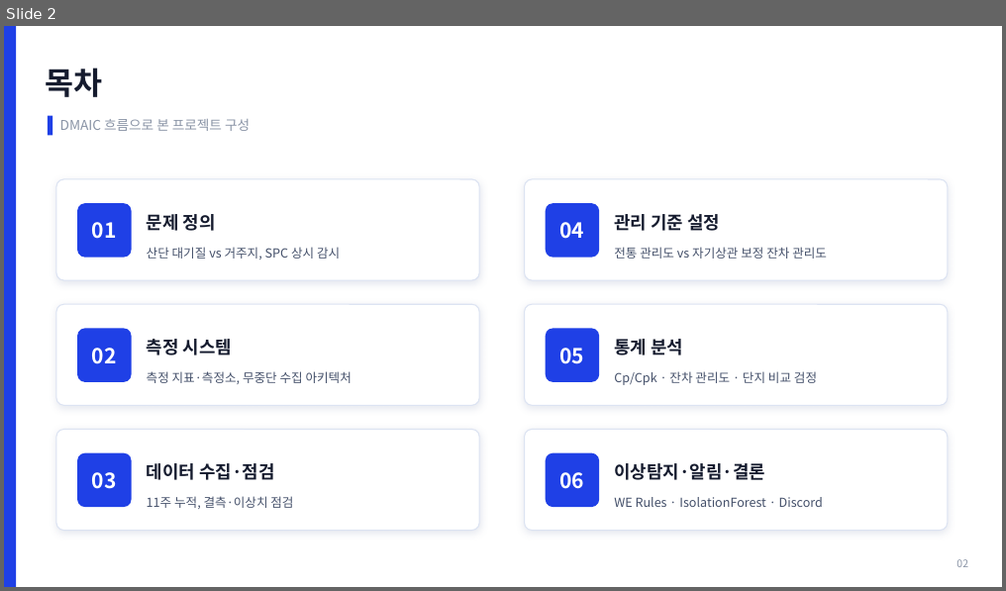
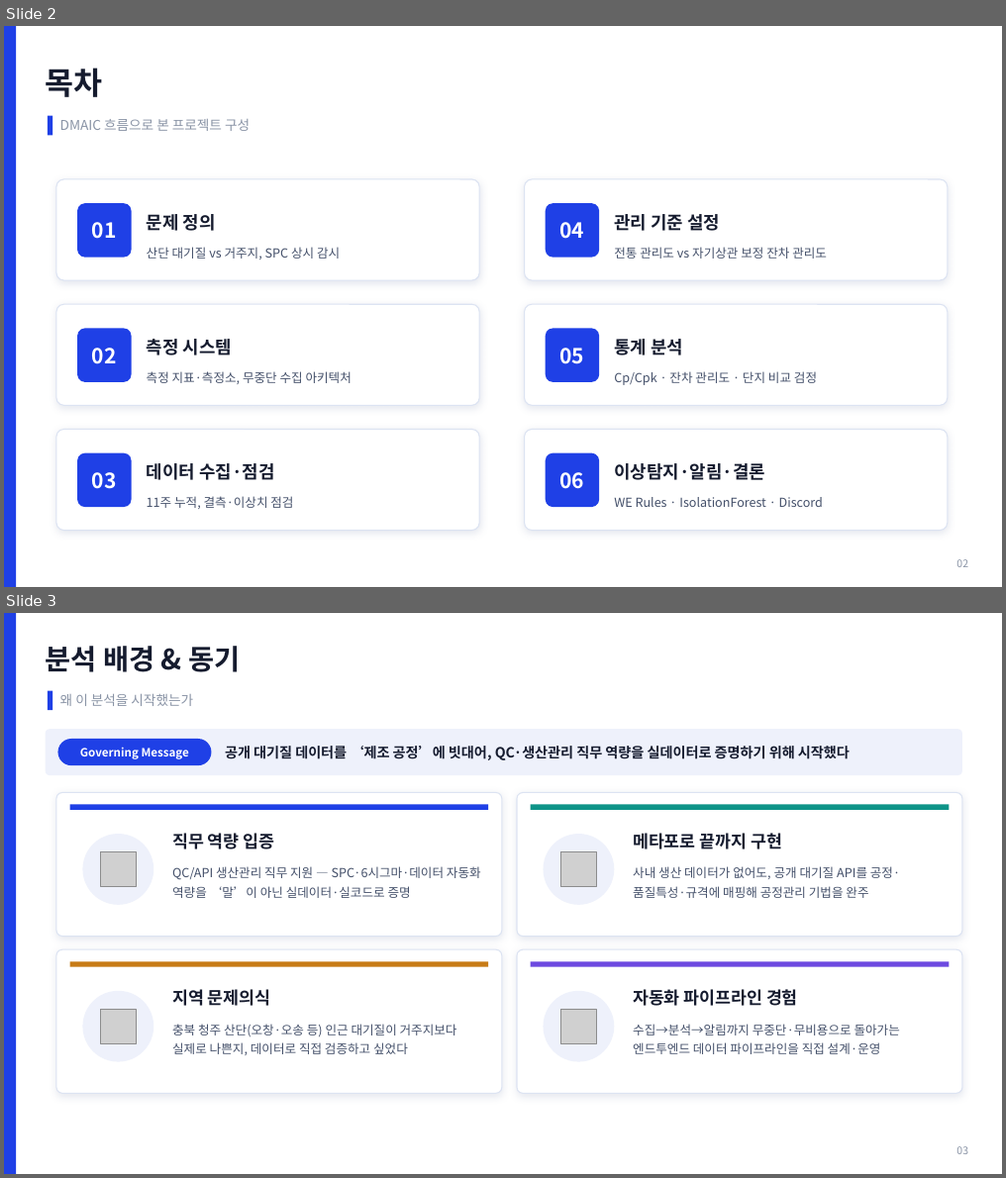
Before and after one commit to robinho0329/chungbuk-air-quality-monitor, a slide deck: reports/portfolio/포트폴리오_충북대기질_SPC.pptx. Shown one above the other, each under a label of ours: slide 2 before the commit, slides 2 and 3 after it. The pictures are 1006x591 and 1006x1178 pixels, drawn with LibreOffice and Linux fonts; fonts in the diff are those of the drawing; grey boxes stand for pictures. Boxes give left, top, right and bottom in pixels: in the first picture for what was removed or moved away, otherwise in the second. Text is boxed around its words. In the diff, an @@ line names an element or a change of style, - is before the commit and + after.

```diff
--- a/reports/portfolio/포트폴리오_충북대기질_SPC.pptx
+++ b/reports/portfolio/포트폴리오_충북대기질_SPC.pptx
@@ slide 3 added at box(4, 613, 1002, 1174), background #FFFFFF @@
@@ rectangle added at box(4, 613, 16, 1174), fill #1F40E6 @@
@@ text added at box(46, 646, 240, 672), 27 pt, text #151B2E, bold @@
+분석 배경 & 동기
@@ rectangle added at box(48, 691, 53, 710), fill #1F40E6 @@
@@ text added at box(60, 694, 193, 706), 13 pt, text #8A94A6 @@
+왜 이 분석을 시작했는가
@@ rounded rectangle added at box(46, 729, 962, 775), fill #EEF1FB @@
@@ rounded rectangle added at box(57, 739, 211, 765), fill #1F40E6 @@
@@ text added at box(80, 747, 189, 760), 11 pt, text #FFFFFF, bold @@
+Governing Message
@@ text added at box(225, 746, 849, 761), 13.5 pt, text #151B2E, bold @@
+공개 대기질 데이터를 ‘제조 공정’에 빗대어, QC·생산관리 직무 역량을 실데이터로 증명하기 위해 시작했다
@@ rounded rectangle added at box(56, 792, 502, 937), fill #FFFFFF, outline #DCE3F2 1 pt @@
@@ rectangle added at box(70, 805, 488, 810), fill #1F40E6 @@
@@ rounded rectangle added at box(517, 792, 962, 937), fill #FFFFFF, outline #DCE3F2 1 pt @@
@@ rectangle added at box(531, 805, 948, 810), fill #0E9488 @@
@@ ellipse added at box(82, 834, 153, 905), fill #EEF1FB @@
@@ text added at box(172, 833, 274, 850), 16.5 pt, text #151B2E, bold @@
+직무 역량 입증
@@ ellipse added at box(543, 834, 614, 905), fill #EEF1FB @@
@@ text added at box(633, 833, 782, 850), 16.5 pt, text #151B2E, bold @@
+메타포로 끝까지 구현
@@ picture added at box(101, 852, 136, 887) @@
@@ text added at box(172, 866, 481, 898), 12 pt, text #44506A @@
+QC/API 생산관리 직무 지원 — SPC·6시그마·데이터 자동화 역량을 ‘말’이 아닌 실데이터·실코드로 증명
@@ picture added at box(561, 852, 596, 887) @@
@@ text added at box(633, 866, 900, 898), 12 pt, text #44506A @@
+사내 생산 데이터가 없어도, 공개 대기질 API를 공정·품질특성·규격에 매핑해 공정관리 기법을 완주
@@ rounded rectangle added at box(56, 950, 502, 1093), fill #FFFFFF, outline #DCE3F2 1 pt @@
@@ rectangle added at box(70, 961, 488, 967), fill #C77B16 @@
@@ rounded rectangle added at box(517, 950, 962, 1093), fill #FFFFFF, outline #DCE3F2 1 pt @@
@@ rectangle added at box(531, 961, 948, 967), fill #6D4AE0 @@
@@ ellipse added at box(82, 991, 153, 1062), fill #EEF1FB @@
@@ text added at box(172, 989, 271, 1006), 16.5 pt, text #151B2E, bold @@
+지역 문제의식
@@ ellipse added at box(543, 991, 614, 1062), fill #EEF1FB @@
@@ text added at box(633, 989, 798, 1006), 16.5 pt, text #151B2E, bold @@
+자동화 파이프라인 경험
@@ picture added at box(101, 1009, 136, 1045) @@
@@ text added at box(172, 1024, 457, 1056), 12 pt, text #44506A @@
+충북 청주 산단(오창·오송 등) 인근 대기질이 거주지보다 실제로 나쁜지, 데이터로 직접 검증하고 싶었다
@@ picture added at box(561, 1009, 596, 1045) @@
@@ text added at box(633, 1024, 900, 1055), 12 pt, text #44506A @@
+수집→분석→알림까지 무중단·무비용으로 돌아가는 엔드투엔드 데이터 파이프라인을 직접 설계·운영
@@ text added at box(956, 1147, 968, 1155), 10 pt, text #8A94A6 @@
+03
```
Also in this commit, not shown: 8 slides changed, 1 other file.
